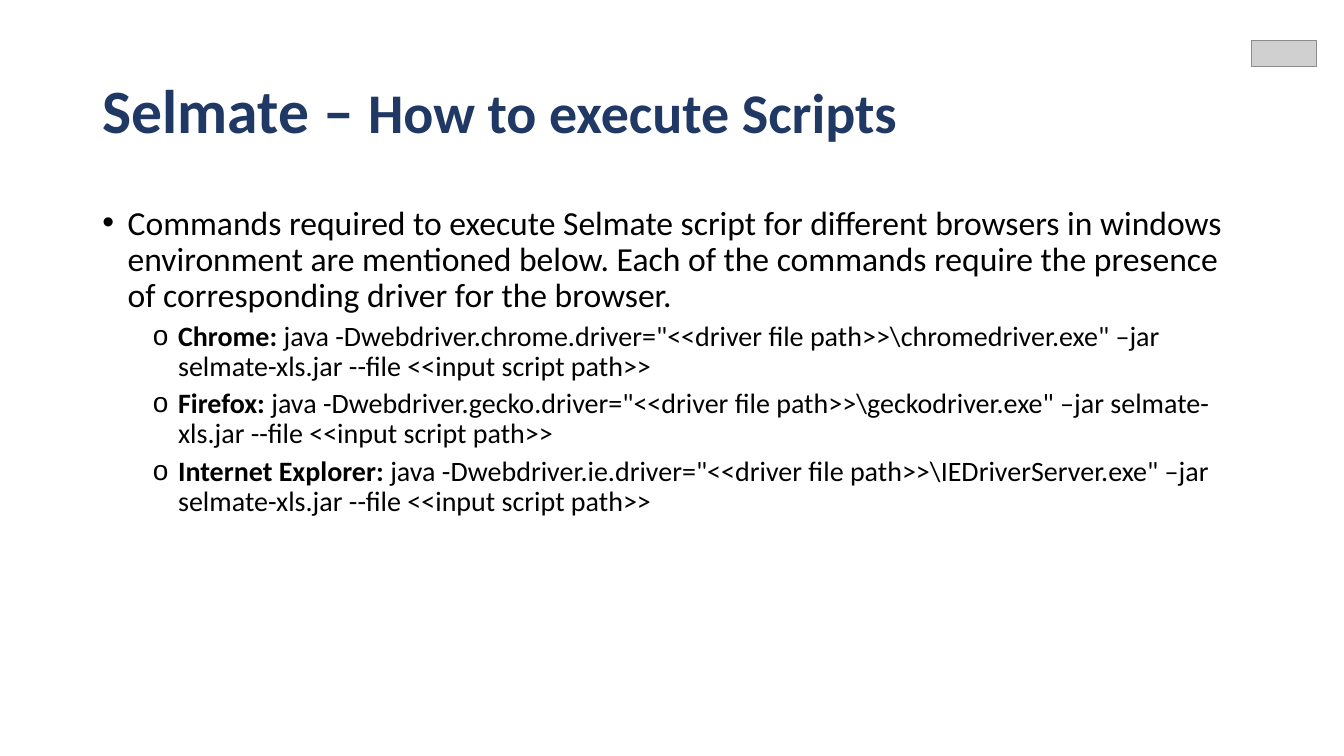
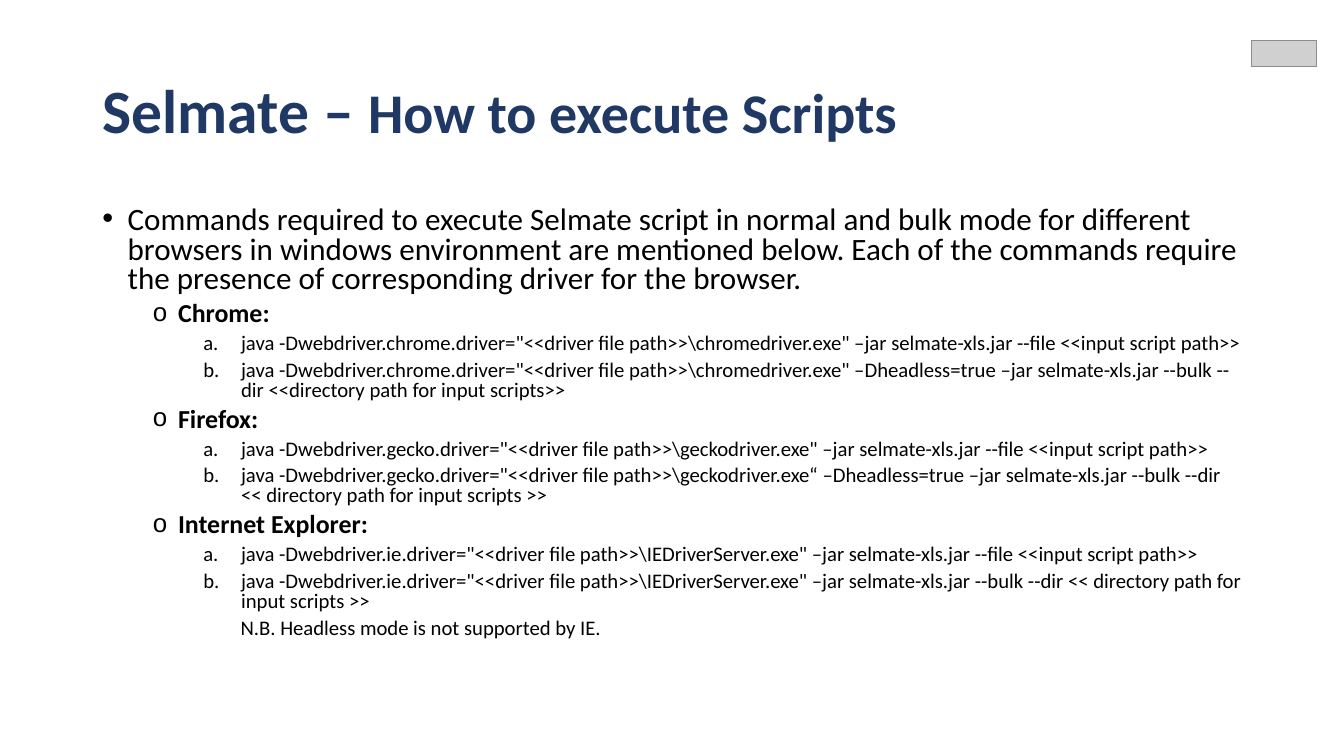
Before and after one commit to IBM/Selmate-a-customizable-test-automation-tool, a slide deck: slide 17 of TUTORIAL.pptx. Drawn at 1344x756 pixels with LibreOffice and Linux fonts; fonts in the diff are those of the drawing; grey boxes stand for pictures. Boxes give left, top, right and bottom in pixels: in the first picture for what was removed or moved away, otherwise in the second. Text is boxed around its words. In the diff, an @@ line names an element or a change of style, - is before the commit and + after.

```diff
--- a/TUTORIAL.pptx
+++ b/TUTORIAL.pptx
@@ text at bbox=[128, 208, 1241, 639]: text changed; size 20 to 14.8 pt @@
-• Commands required to execute Selmate script for different browsers in windows environment are mentioned below. Each of the commands require the presence of corresponding driver for the browser.
-  o Chrome: java -Dwebdriver.chrome.driver="<<driver file path>>\chromedriver.exe" –jar selmate-xls.jar --file <<input script path>>
-  o Firefox: java -Dwebdriver.gecko.driver="<<driver file path>>\geckodriver.exe" –jar selmate-xls.jar --file <<input script path>>
-  o Internet Explorer: java -Dwebdriver.ie.driver="<<driver file path>>\IEDriverServer.exe" –jar selmate-xls.jar --file <<input script path>>
+• Commands required to execute Selmate script in normal and bulk mode for different browsers in windows environment are mentioned below. Each of the commands require the presence of corresponding driver for the browser.
+  o Chrome:
+    a. java -Dwebdriver.chrome.driver="<<driver file path>>\chromedriver.exe" –jar selmate-xls.jar --file <<input script path>>
+    b. java -Dwebdriver.chrome.driver="<<driver file path>>\chromedriver.exe" –Dheadless=true –jar selmate-xls.jar --bulk --dir <<directory path for input scripts>>
+  o Firefox:
+    a. java -Dwebdriver.gecko.driver="<<driver file path>>\geckodriver.exe" –jar selmate-xls.jar --file <<input script path>>
+    b. java -Dwebdriver.gecko.driver="<<driver file path>>\geckodriver.exe“ –Dheadless=true –jar selmate-xls.jar --bulk --dir << directory path for input scripts >>
+  o Internet Explorer:
+    a. java -Dwebdriver.ie.driver="<<driver file path>>\IEDriverServer.exe" –jar selmate-xls.jar --file <<input script path>>
+    b. java -Dwebdriver.ie.driver="<<driver file path>>\IEDriverServer.exe" –jar selmate-xls.jar --bulk --dir << directory path for input scripts >>
+    N.B. Headless mode is not supported by IE.
```
Also in this commit, not shown: 2 other slides changed, 1 slide removed, 6 other files.
